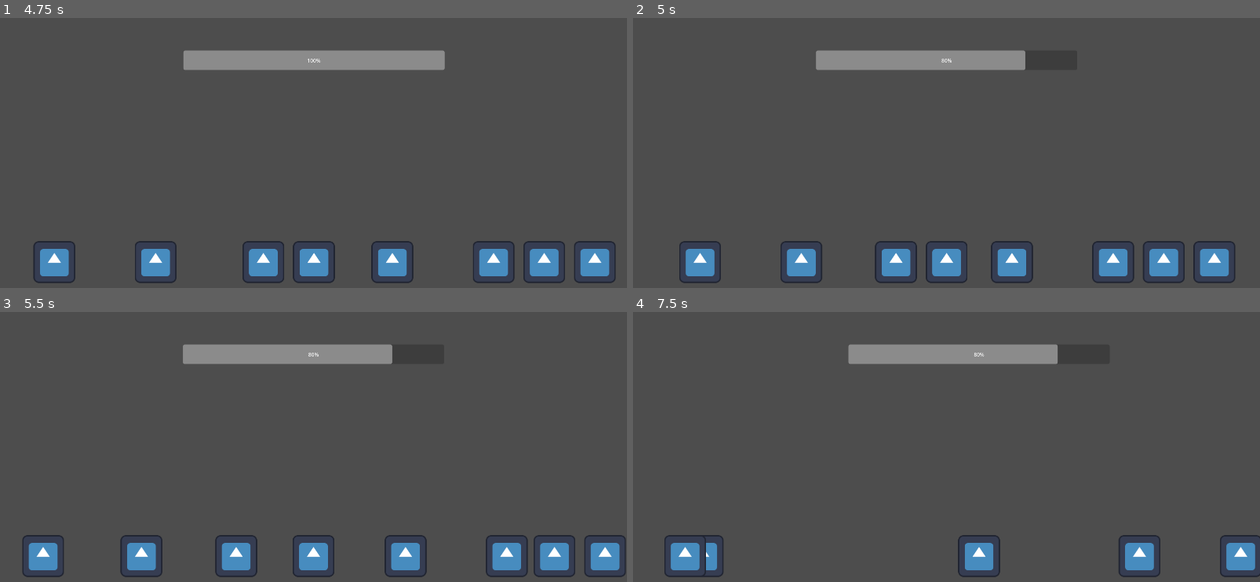
Above: before the commit, frames 1-4 (two rows, left to right).
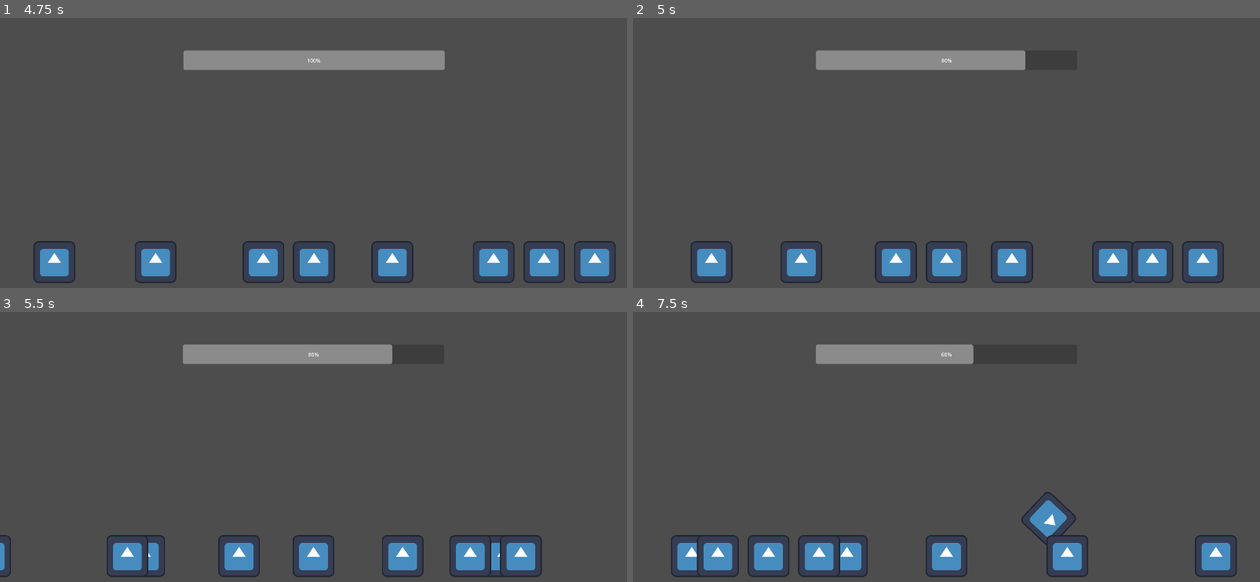
Above: after the commit, the same moments.

Repository: Jam-n-Bees/Garden-Guardian
Game: Godot game, scene res://MainScene.tscn
Two runs of this game, one before a commit and one after it. Both use one fixed random seed, a clock stepped at 60 frames per second and the inputs below. The engine's default icon, where the game draws it, is replaced by a stand-in: a white triangle on a blue panel in a dark square.
Inputs (mouse positions are in pixels of both pictures, inside the frame that each line leads up to):
- Up to frame 1 (4.75 s): tap Enter at 0.5 s; move the mouse to (451, 177) at 0.52 s; press the mouse at (451, 177) at 0.53 s; right-click (451, 177) at 0.8 s; move the mouse to (188, 212) at 1.27 s; release the mouse at (188, 212) at 1.28 s; right-click (188, 212) at 1.35 s; click (188, 212) at 1.55 s; move the mouse to (376, 115) at 2.02 s; press the mouse at (376, 115) at 2.03 s; right-click (376, 115) at 2.3 s; move the mouse to (282, 263) at 2.77 s; release the mouse at (282, 263) at 2.78 s; right-click (282, 263) at 2.85 s; click (282, 263) at 3.05 s; move the mouse to (501, 247) at 3.52 s; press the mouse at (501, 247) at 3.53 s; right-click (501, 247) at 3.8 s; move the mouse to (125, 142) at 4.27 s; release the mouse at (125, 142) at 4.28 s; right-click (125, 142) at 4.35 s; click (125, 142) at 4.55 s
- Up to frame 2 (5 s): no input
- Up to frame 3 (5.5 s): move the mouse to (344, 487) at 5.02 s; press the mouse at (344, 487) at 5.03 s; right-click (344, 487) at 5.3 s
- Up to frame 4 (7.5 s): move the mouse to (852, 401) at 5.77 s; release the mouse at (852, 401) at 5.78 s; right-click (852, 401) at 5.85 s; click (852, 401) at 6.05 s; move the mouse to (1084, 471) at 6.52 s; press the mouse at (1084, 471) at 6.53 s; right-click (1084, 471) at 6.8 s; move the mouse to (821, 506) at 7.27 s; release the mouse at (821, 506) at 7.28 s; right-click (821, 506) at 7.35 s

Frame 1 is identical in both runs. In frame 2, 1.7% of the frame differs, in the area x 7-96%, y 82-99%; in frame 3, 4.3%; in frame 4, 7.8%, in the area x 5-100%, y 11-99%.

Commit message:
Functional Attacking
There is movement, or checks for it the player is currently hit, but it does all the apropriate check to make sure there's a target, and triggers the miss function if not.

Diff:
--- a/battle_manager.gd
+++ b/battle_manager.gd
@@ -22,11 +22,9 @@
 	var summoned_goon = base_goon_scene.instantiate()
 	summoned_goon.position.y = 750
 	if dice_roll > 0.5:
-		global_variables.right_side.append(summoned_goon)
 		summoned_goon.position.x = player.position.x + 1400
 		summoned_goon.goon_approach = summoned_goon.Incoming.RIGHT
 	else:
-		global_variables.left_side.append(summoned_goon)
 		summoned_goon.position.x = player.position.x - 1400
 		summoned_goon.goon_approach = summoned_goon.Incoming.LEFT
 	summoned_goon.knocked_back.connect(knock_back_goons)
--- a/goons/goon_scenes/base_goon.tscn
+++ b/goons/goon_scenes/base_goon.tscn
@@ -2,7 +2,7 @@
 
 [ext_resource type="Texture2D" uid="uid://clak5m0dogx38" path="res://icon.svg" id="1_fm8xe"]
 [ext_resource type="Script" uid="uid://djuasdtwldmg2" path="res://goons/goon_scripts/base_goon.gd" id="1_vwvtf"]
-[ext_resource type="Script" uid="uid://hu3wmufqnaq5" path="res://goons/goon_scenes/goon_area.gd" id="3_b40rc"]
+[ext_resource type="Script" uid="uid://hu3wmufqnaq5" path="res://goons/goon_scripts/goon_area.gd" id="3_b40rc"]
 
 [sub_resource type="RectangleShape2D" id="RectangleShape2D_vwvtf"]
 size = Vector2(127, 128)
--- a/goons/goon_scripts/goon_class.gd
+++ b/goons/goon_scripts/goon_class.gd
@@ -70,11 +70,13 @@
 	var rotate = create_tween()
 	var nyoom = create_tween()
 	if goon_approach == Incoming.RIGHT:
+		global_variables.right_side.erase(self)
 		var target_x = global_variables.player_pos_x + 1000
 		var target := Vector2(target_x, -100)
 		rotate.tween_property(self,"rotation_degrees",3000,3)
 		nyoom.tween_property(self,"position", target, 1)
 	if goon_approach == Incoming.LEFT:
+		global_variables.left_side.erase(self)
 		var target_x = global_variables.player_pos_x - 1000
 		var target := Vector2(target_x, -100)
 		rotate.tween_property(self,"rotation_degrees",-3000,3)
@@ -84,12 +86,16 @@
 	self.queue_free()
 
 func add_right_array():
+	if global_variables.right_side.find(self) > -1:
+		return
 	print("Right side!")
-	global_variables.right_side.push_front(self)
+	global_variables.right_side.append(self)
 	pass
 
 func add_left_array():
-	global_variables.right_side.push_front(self)
+	if global_variables.left_side.find(self) > -1:
+		return
+	global_variables.left_side.push_front(self)
 	print("Left side!")
 	pass
 
--- a/player.gd
+++ b/player.gd
@@ -24,13 +24,35 @@
 func _input(event: InputEvent) -> void:
 	if attack_on_cooldown == false:
 		if event.is_action_pressed("punch_right"):
-			self.position.x += 200
-			attack_on_cooldown = true
-			attack_cooldown_time = attack_cooldown_stat
+			if not global_variables.right_side.is_empty():
+				var closest_target
+				var current_closest_range := 100000
+				closest_target = global_variables.right_side[0]
+				for n in global_variables.right_side:
+					if n.global_position.x - self.global_position.x < current_closest_range:
+						current_closest_range = n.global_position.x - self.global_position.x
+						closest_target = n
+				closest_target.knockout()
+			else:
+				self.position.x += 200
+				attack_on_cooldown = true
+				attack_cooldown_time = attack_cooldown_stat
+
+
 		if event.is_action_pressed("punch_left"):
-			self.position.x -= 200
-			attack_on_cooldown = true
-			attack_cooldown_time = attack_cooldown_stat
+			if not global_variables.left_side.is_empty():
+				var closest_target
+				var current_closest_range := 100000
+				closest_target = global_variables.left_side[0]
+				for n in global_variables.left_side:
+					if self.global_position.x - n.global_position.x < current_closest_range:
+						current_closest_range = self.global_position.x - n.global_position.x
+						closest_target = n
+				closest_target.knockout()
+			else:
+				self.position.x -= 200
+				attack_on_cooldown = true
+				attack_cooldown_time = attack_cooldown_stat
 
 
 
@@ -38,6 +60,7 @@
 func _on_rs_detect_area_entered(area: Area2D) -> void:
 	if area.is_in_group("EnemyBox"):
 		area.ad_right_side.emit()
+		print(str(global_variables.right_side))
 
 
 func _on_ls_detect_area_entered(area: Area2D) -> void:
Renamed: goons/goon_scenes/goon_area.gd -> goons/goon_scripts/goon_area.gd
Renamed: goons/goon_scenes/goon_area.gd.uid -> goons/goon_scripts/goon_area.gd.uid
